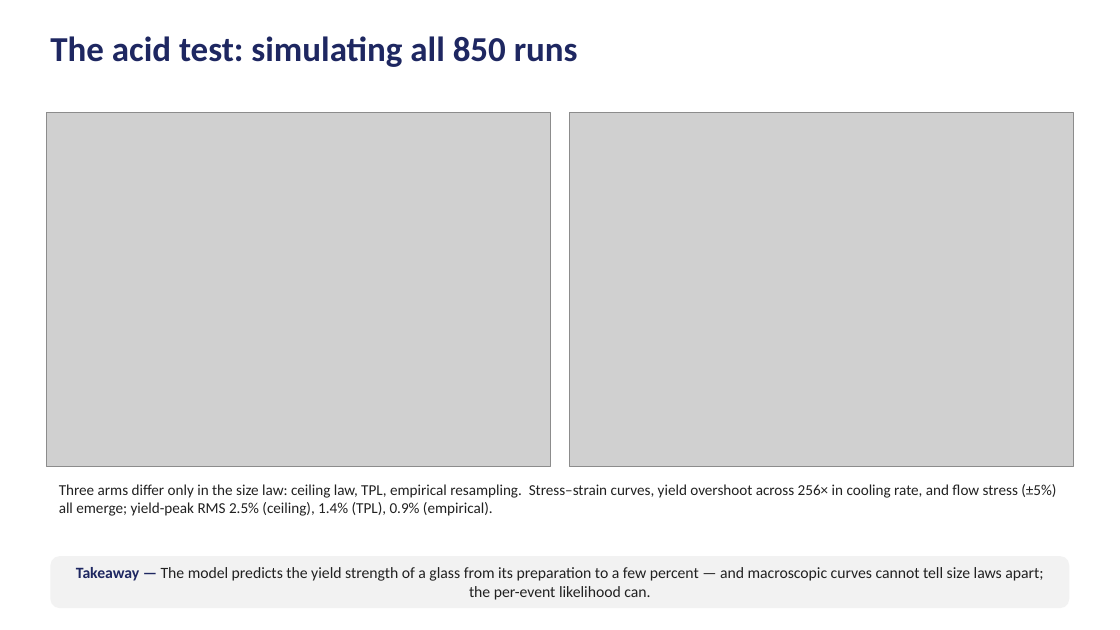
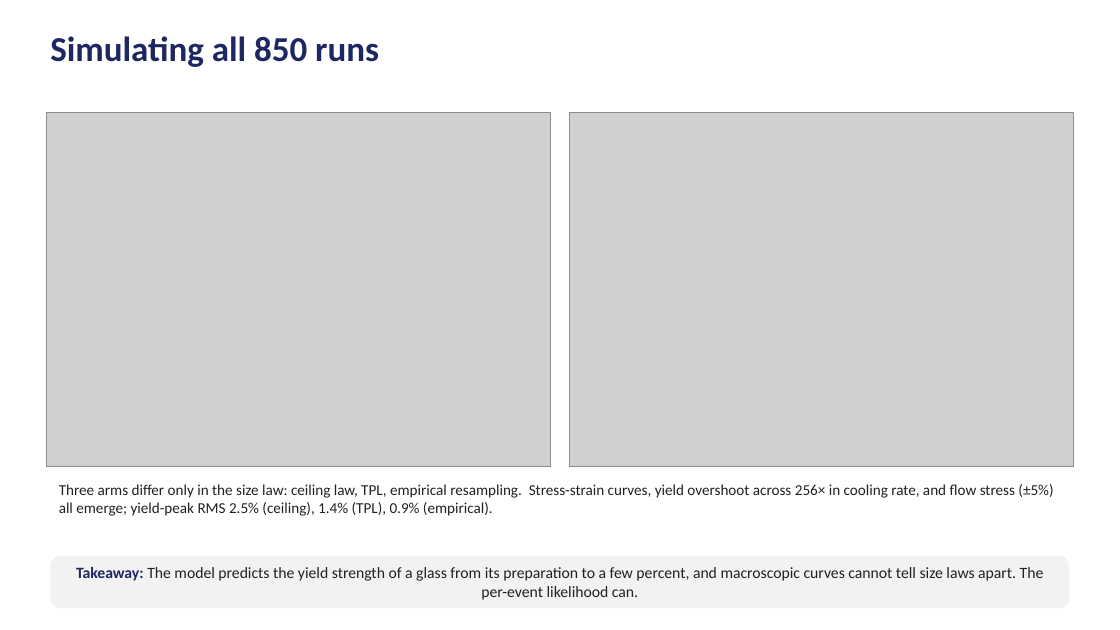
Before and after one commit to Samc73/SEEM, a slide deck: slide 10 of SEEM_project_deck.pptx. Drawn at 1120x630 pixels with LibreOffice and Linux fonts; fonts in the diff are those of the drawing; grey boxes stand for pictures. Boxes give left, top, right and bottom in pixels: in the first picture for what was removed or moved away, otherwise in the second. Text is boxed around its words. In the diff, an @@ line names an element or a change of style, - is before the commit and + after.

```diff
--- a/SEEM_project_deck.pptx
+++ b/SEEM_project_deck.pptx
@@ text at (50, 36, 379, 67): text changed @@
-The acid test: simulating all 850 runs
+Simulating all 850 runs
@@ text at (59, 484, 1053, 516): text changed @@
-Three arms differ only in the size law: ceiling law, TPL, empirical resampling. Stress–strain curves, yield overshoot across 256× in cooling rate, and flow stress (±5%) all emerge; yield-peak RMS 2.5% (ceiling), 1.4% (TPL), 0.9% (empirical).
+Three arms differ only in the size law: ceiling law, TPL, empirical resampling. Stress-strain curves, yield overshoot across 256× in cooling rate, and flow stress (±5%) all emerge; yield-peak RMS 2.5% (ceiling), 1.4% (TPL), 0.9% (empirical).
@@ text in rounded rectangle at (76, 567, 1044, 600): text changed @@
-Takeaway — The model predicts the yield strength of a glass from its preparation to a few percent — and macroscopic curves cannot tell size laws apart; the per-event likelihood can.
+Takeaway: The model predicts the yield strength of a glass from its preparation to a few percent, and macroscopic curves cannot tell size laws apart. The per-event likelihood can.
```
Also in this commit, not shown: 19 other slides changed, 1 other file.
